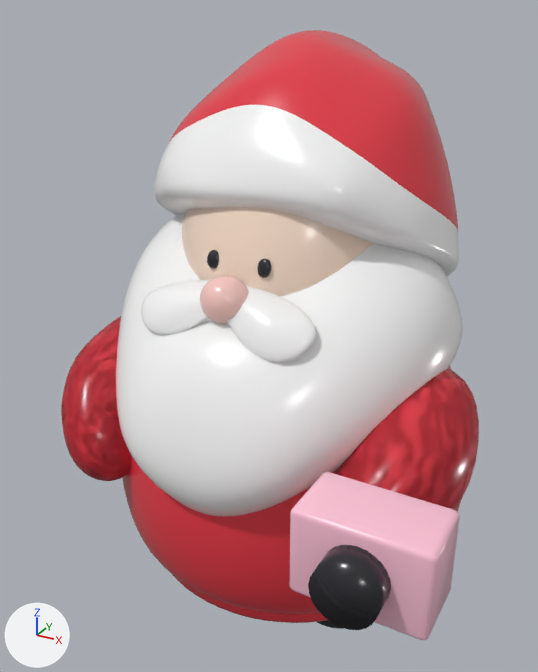
A saved change to the Blender file docs/04_ART/models/santa/v2/blend/camera.blend.
Camera for both pictures: a camera (50 mm lens) standing at (1.62, -3.21, 3.05) and looking at (-0.1, -0.09, 1.49). Lighting does not change. The marker at lower left points along +X, +Y and +Z. The older version comes first.
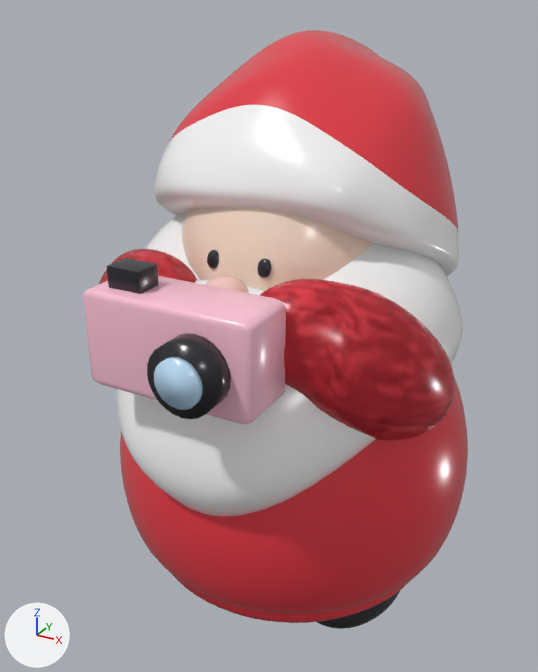
What differs and where, as boxes [x1, y1, x2, y2] in the pictures (538 x 672 px; the box of a moved part takes in the faces that stretch with it):
'Cube', moved, rescaled (19% wider, 12% shorter): before [289, 472, 460, 640]; after [83, 276, 286, 424]
'Cylinder', reshaped: before [61, 316, 479, 510]; after [260, 279, 454, 440]
'Cylinder.001', reshaped, moved, modifiers changed, turned, recoloured: before [308, 545, 391, 630]; after [260, 279, 454, 440]
'Cylinder.004', added (black): after [147, 333, 231, 419]
'Cylinder.005', added (blue): after [154, 357, 203, 410]
'Cube.001', added: after [107, 258, 159, 294]
'Cylinder.003', added (red): after [99, 249, 197, 284]
'Cylinder.002', added: after [99, 249, 197, 284]
part 1 of me_cylinder_002, moved or reshaped: before [337, 369, 479, 510]; after [260, 279, 454, 440]
part 2 of me_cylinder_002, deleted (red): before [61, 316, 131, 481]
part 3 of me_cylinder_002, deleted (red): before [61, 317, 131, 481]
part 4 of me_cylinder_002, deleted (red): before [335, 369, 479, 510]
part 5 of me_cylinder, deleted (black): before [308, 545, 391, 630]
part 6 of me_cylinder, added (red): after [260, 279, 454, 440]
'Sphere.005', unchanged, uncovered by the edit: before [122, 366, 461, 623]; after [120, 374, 468, 623]
'Sphere', unchanged, covered by the edit: before [141, 280, 316, 362]; after [195, 280, 264, 295]
'Sphere.013', unchanged, covered by the edit: before [200, 275, 249, 324]; after [205, 275, 249, 293]

Edits to the bpy script that builds the scene:
```text
Change me_cylinder_002:
    remove me_cylinder_002.from_pydata(...)  # 448 vertices, 392 faces; spans x -1.11..1.11, y -0.97..0.22, z 0.81..1.62
    add me_cylinder_002.from_pydata(...)  # 112 vertices, 98 faces; spans x 0.11..0.95, y -0.9..0.21, z 1.12..2.06
    me_cylinder_002 part 1: the loose piece of 112 vertices spanning x 0.29..1.11, y -0.97..0.22, z 0.81..1.62 is multiplied about its middle by the matrix ((0.866, 0.25, 0.433), (-0.5, 0.433, 0.75), (0.0, -0.866, 0.5)), then moved by (-0.18, -0.01, 0.38)
    me_cylinder_002 part 2: the loose piece of 112 vertices spanning x -1.11..-0.29, y -0.97..0.22, z 0.81..1.62 is deleted
    me_cylinder_002 part 3: the loose piece of 112 vertices spanning x -1.11..-0.29, y -0.97..0.22, z 0.81..1.62 is deleted
    me_cylinder_002 part 4: the loose piece of 112 vertices spanning x 0.29..1.11, y -0.97..0.22, z 0.81..1.62 is deleted
Change me_cylinder:
    used by ob_cylinder_001; location = (0.88, -1.28, 1.2); rotation_euler = (1.571, 0.0, 0.0), in degrees (90, 0, 0)
    remove me_cylinder.from_pydata(...)  # 48 vertices, 26 faces; spans x -0.13..0.13, y -0.13..0.13, z -0.075..0.075
    remove me_cylinder.materials.append(mat_black)  # black #27272c
    add me_cylinder.from_pydata(...)  # 112 vertices, 98 faces; spans x 0.11..0.954, y -0.896..0.21, z 1.122..2.06
    me_cylinder part 5: the whole mesh is rebuilt
    me_cylinder part 6
    112 vertices are added at x 0.11..0.954, y -0.896..0.21, z 1.122..2.06
    98 new faces join them
    add me_cylinder.materials.append(mat_red)  # red #e53845
Change ob_cube:
    ob_cube.location: (0.88, -1.08, 1.2) -> (0.0, -0.98, 1.82)
    ob_cube.scale: (0.55, 0.3, 0.38) -> (0.78, 0.3, 0.42)
Change ob_cylinder_001:
    ob_cylinder_001.rotation_euler: (1.571, 0.0, 0.0) -> (0.0, 0.0, 0.0)  # degrees (90, 0, 0) -> degrees (0, 0, 0)
    ob_cylinder_001.location: (0.88, -1.28, 1.2) -> (0.0, 0.0, 0.0)
    add _m = ob_cylinder_001.modifiers.new('sub', 'SUBSURF')
    add _m.levels = 2
Add ob_cube_001:
    ob_cube_001 = bpy.data.objects.new('Cube.001', me_cube_001)  # a box spanning x -0.5..0.5, y -0.5..0.5, z -0.5..0.5; in mat_black (black #27272c); modifiers BEVEL
    ob_cube_001.location = (-0.22, -1.0, 2.07)
    ob_cube_001.scale = (0.16, 0.12, 0.1)
Add ob_cylinder_005:
    ob_cylinder_005 = bpy.data.objects.new('Cylinder.005', me_cylinder_005)  # a 24-sided cylinder along z spanning x -0.1..0.1, y -0.1..0.1, z -0.015..0.015; in mat_sky (blue #c4e5ff)
    ob_cylinder_005.location = (0.16, -1.25, 1.8)
    ob_cylinder_005.rotation_euler = (1.571, 0.0, 0.0)  # degrees (90, 0, 0)
Add ob_cylinder_004:
    ob_cylinder_004 = bpy.data.objects.new('Cylinder.004', me_cylinder_1)  # a 24-sided cylinder along z spanning x -0.15..0.15, y -0.15..0.15, z -0.07..0.07; in mat_black (black #27272c)
    ob_cylinder_004.location = (0.16, -1.17, 1.8)
    ob_cylinder_004.rotation_euler = (1.571, 0.0, 0.0)  # degrees (90, 0, 0)
Add ob_cylinder_003:
    ob_cylinder_003 = bpy.data.objects.new('Cylinder.003', me_cylinder_004)  # 112 vertices, 98 faces; spans x -0.954..-0.11, y -0.896..0.21, z 1.122..2.06; in mat_red (red #e53845); modifiers SUBSURF
    ob_cylinder_003.location = (0.0, 0.0, 0.0)
Add ob_cylinder_002:
    ob_cylinder_002 = bpy.data.objects.new('Cylinder.002', me_cylinder_003)  # 112 vertices, 98 faces; spans x -0.954..-0.11, y -0.896..0.21, z 1.122..2.06; in mat_red (red #e53845); modifiers SUBSURF
    ob_cylinder_002.location = (0.0, 0.0, 0.0)
```
